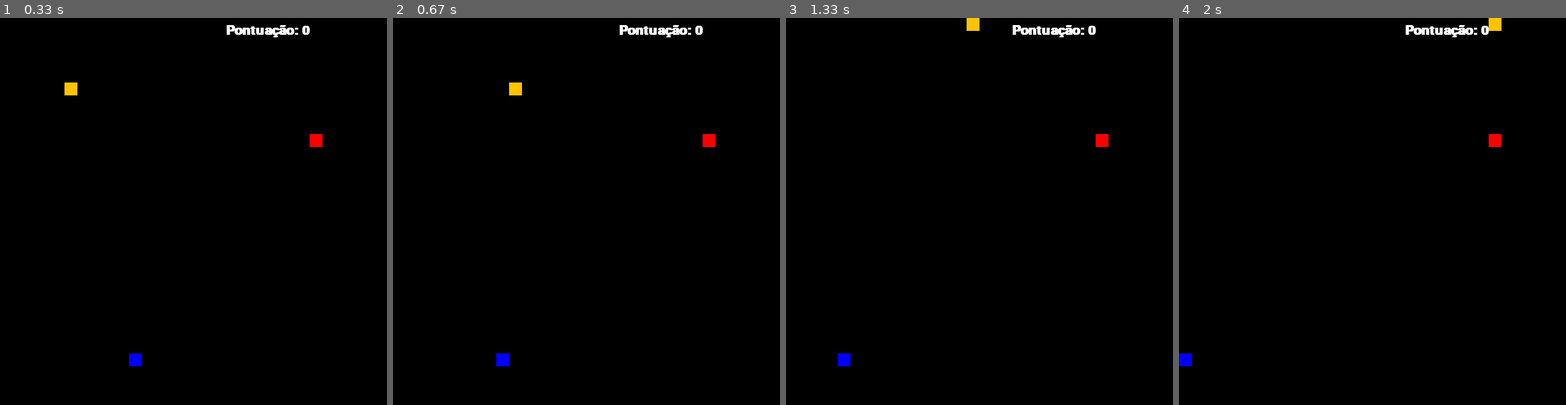
Above: before the commit, frames 1-4 (left to right).
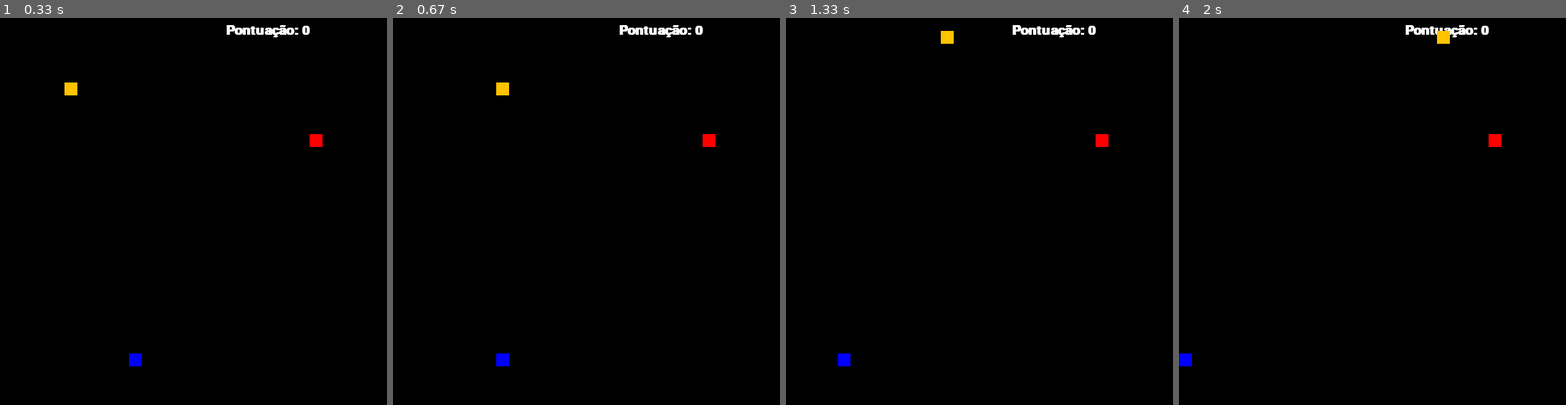
Above: after the commit, the same moments.

Repository: gustavorrocha/Jogo---Pygame
Game: pygame game, started from main.py
The game is run twice, just before and just after one commit, with the same random seed, the same clock (stepped at 60 frames per second) and the same inputs.
Inputs:
- Up to frame 1 (0.33 s): no input
- Up to frame 2 (0.67 s): hold D from 0.33 s (still down)
- Up to frame 3 (1.33 s): release D at 0.8 s; hold W 0.83-1.13 s; hold D from 1.17 s (still down)
- Up to frame 4 (2 s): release D at 1.63 s

Frame 1 is identical in both runs. In frame 2, 0.2% of the frame differs, in the area x 26-34%, y 16-20%; in frame 3, 0.2%; in frame 4, 0.2%.

Commit message:
Adicione efeitos para os lenhadores

Diff:
--- a/main.py
+++ b/main.py
@@ -10,7 +10,7 @@
         self.__altura = 20 # Define a altura da cobra
         self.x = 100 # Define a coordenada x da cobra
         self.y = 100 # Define a coordenada y da cobra
-        self.speed = 1/4 # Velocidade da cobra
+        self.speed = 1/5 # Velocidade da cobra
         self.body_size = 0 # Tamanho do corpo da cobra (excluindo a cabeça)
         self.__old_coords = [] # Lista com as coordenadas das partes do corpo da cobra
         self.__direction = "" # Armazena a direção da cobra
@@ -101,6 +101,7 @@
         self.direction = 0 # Armazena a direção do lenhador
         self.count_frames = 0 # Cria o contador de frames
         self.is_smart = randint(0,1) # Randomiza se o lenhador será inteligente (irá atrás das maçãs) ou não
+        self.effect = randint(0,1) # Adiciona efeitos para a ingestão do lenhador
         self.draw() # Desenha a maçã
 
     def draw(self):
@@ -166,17 +167,34 @@
         self.apple = Apple(self.screen, 20) # Cria o objeto MAÇÃ
         self.lumberjack = Lumberjack(self.screen, 20) # Cria o objeto LENHADOR
         self.font = pygame.font.SysFont("comicsans", 30, True) # Define a fonte dos textos
+        self.current_effects = {} # Dicionário com todos os efeitos que estão ocorrendo
+        self.fps = 60 # Define o FPS do jogo para 60
         self.score = 0 # Cria um atributo de pontuação
+
+    def apply_effects(self):
+        self.snake.speed = 1/5 # Reseta a velocidade da cobra
+
+        # Percorre todos os efeitos atuais
+        for effect in self.current_effects:
+            # Roda o efeito caso ainda exista duração
+            if self.current_effects[effect] > 0:
+                if effect == "faster":
+                    self.snake.speed = 1/3
+                elif effect == "slower":
+                    self.snake.speed = 1/8
+                self.current_effects[effect] -= 1 # Atualiza a duração do efeito
 
     def run(self):
         running = True
         clock = pygame.time.Clock() # Cria um objeto de relógio
 
         while running:
-            clock.tick(60) # Define o FPS do jogo para 30
+            clock.tick(self.fps)
             self.screen.fill((0,0,0)) # Preenche a tela com um retângulo preto (para atualizar as posições)
             resolution = self.screen.get_size() # Armazena a resolução da tela
             self.screen.blit(self.font.render("Pontuação: " + str(self.score), 1, (255,255,255)), (resolution[0] - 250,10)) # Escreve a pontuação na tela
+
+            self.apply_effects()
             self.apple.draw() # Desenha a maça
             self.lumberjack.move(self.apple) # Roda a movimentação do lehador
             self.snake.move() # Roda a função para a cobra se mover
@@ -203,6 +221,13 @@
 
             # Condicional da cobra passar pelo lenhador
             if (self.snake.x,self.snake.y) == (self.lumberjack.x, self.lumberjack.y):
+
+                # Adiciona o efeito do lenhador
+                if self.lumberjack.effect == 0:
+                    self.current_effects["faster"] = 2*self.fps # Deixar a cobra mais lenta
+                elif self.lumberjack.effect == 1:
+                    self.current_effects["slower"] = 2*self.fps # Deixar a cobra mais rápida
+
                 del self.lumberjack # Remove o lenhador
                 self.score += 1 # Adiciona 1 à pontuação
                 self.lumberjack = Lumberjack(self.screen, 20) # Cria um novo lenhador na tela
